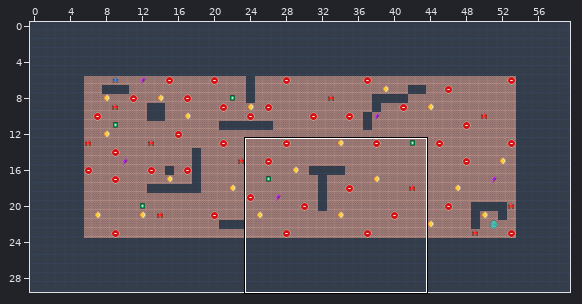
Tiled map (JSON): levels/level1_data.tmj. Above: a wide view before the commit, with the close-up outlined.
Close-up. Earlier state:
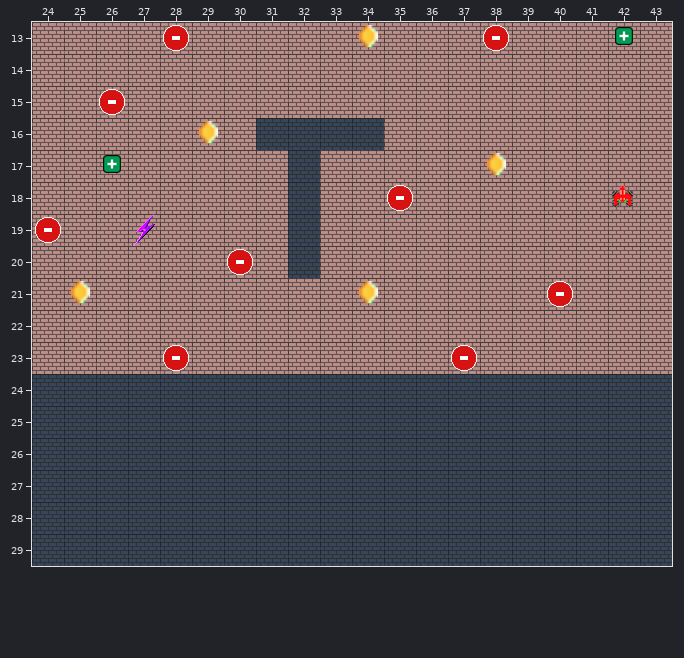
Cells are 32x32 px. Shown: x 24..43, y 13..29. The commit also changed other parts of the map, which this record leaves out. The old version is drawn lined up with the new one.
The result:
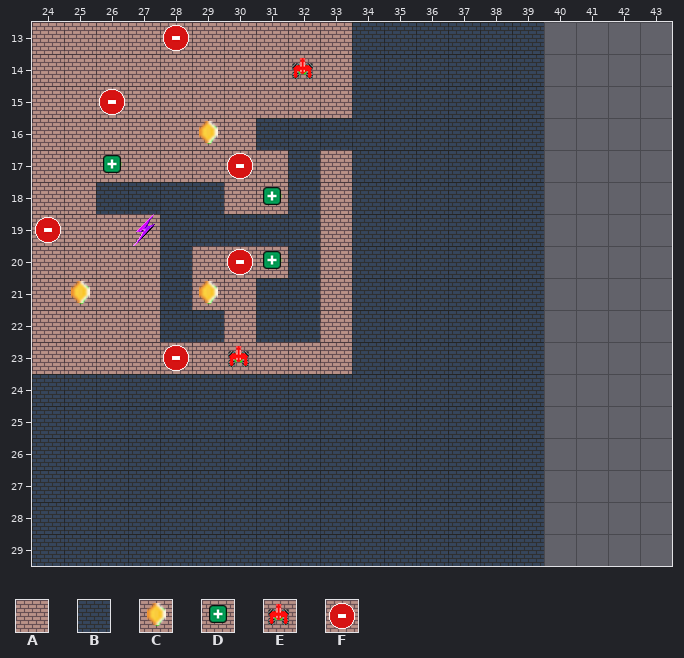
Key: from "floor": A 0, B 7, C 9, D 10, E 12, F 15.
_ is an empty cell.
Change:
map size 60x30 -> 40x30 cells
Layer "Tile Layer 1":
y 13: x 34..43 CAAAFAAADA -> BBBBBB____
y 14: x 32 A -> E; x 34..43 AAAAAAAAAA -> BBBBBB____
y 15: x 34..43 AAAAAAAAAA -> BBBBBB____
y 16: x 35..43 AAAAAAAAA -> BBBBB____
y 17: x 30 A -> F; x 34..43 AAAACAAAAA -> BBBBBB____
y 18: x 26..29 AAAA -> BBBB; x 31 A -> D; x 34..43 AFAAAAAAEA -> BBBBBB____
y 19: x 28..31 AAAA -> BBBB; x 34..43 AAAAAAAAAA -> BBBBBB____
y 20: x 28 A -> B; x 31 A -> D; x 34..43 AAAAAAAAAA -> BBBBBB____
y 21: x 28..29 AA -> BC; x 31..32 AA -> BB; x 34..43 CAAAAAFAAA -> BBBBBB____
y 22: x 28..29 AA -> BB; x 31..32 AA -> BB; x 34..43 AAAAAAAAAA -> BBBBBB____
y 23: x 30 A -> E; x 34..43 AAAFAAAAAA -> BBBBBB____
y 24..29: x 40..43 BBBB -> ____
Where, in picture pixels (left, top, right, bottom), the same in both close-ups:
changed: (352, 22, 672, 566)
changed: (292, 58, 313, 79)
changed: (96, 152, 320, 367)
